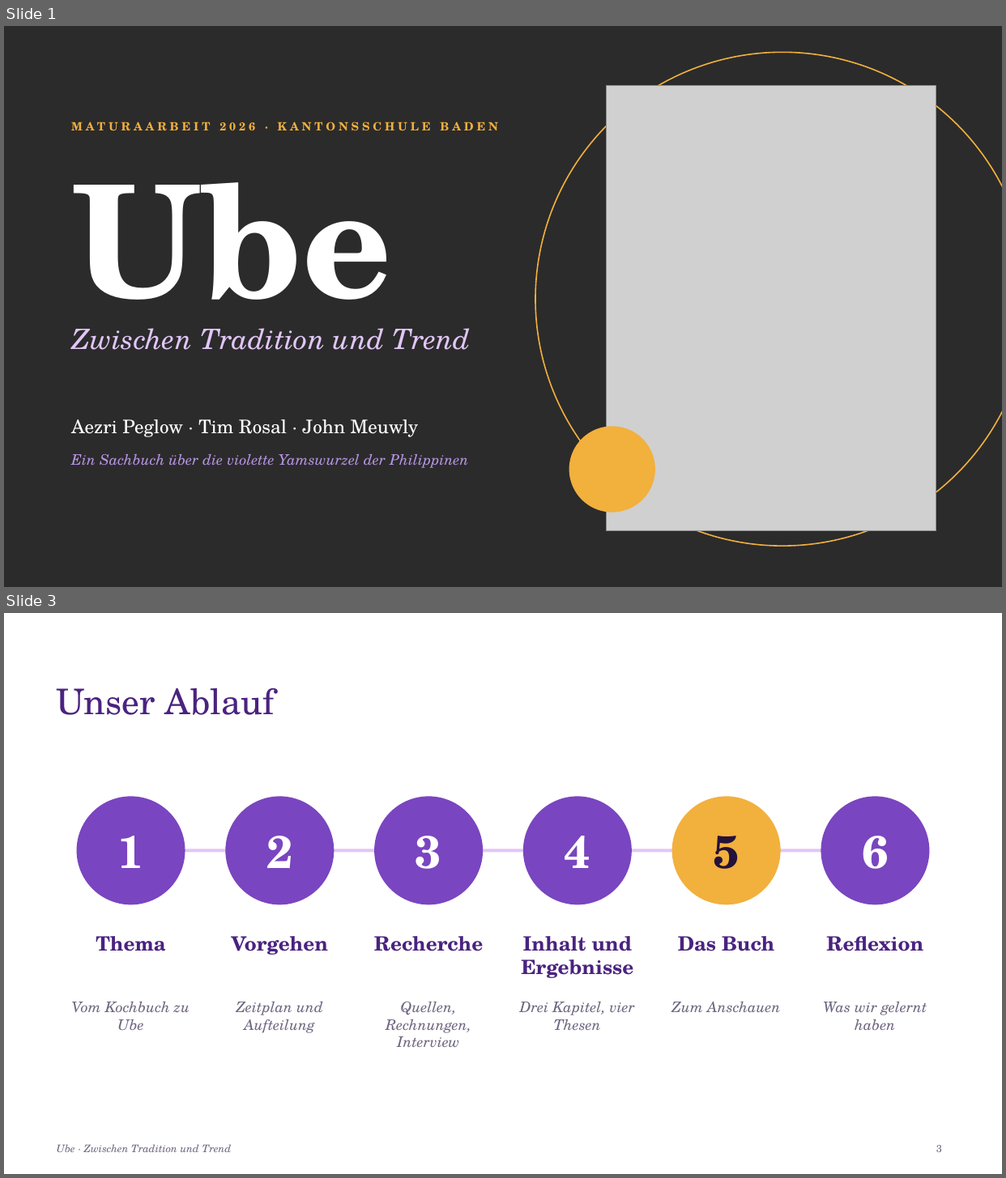
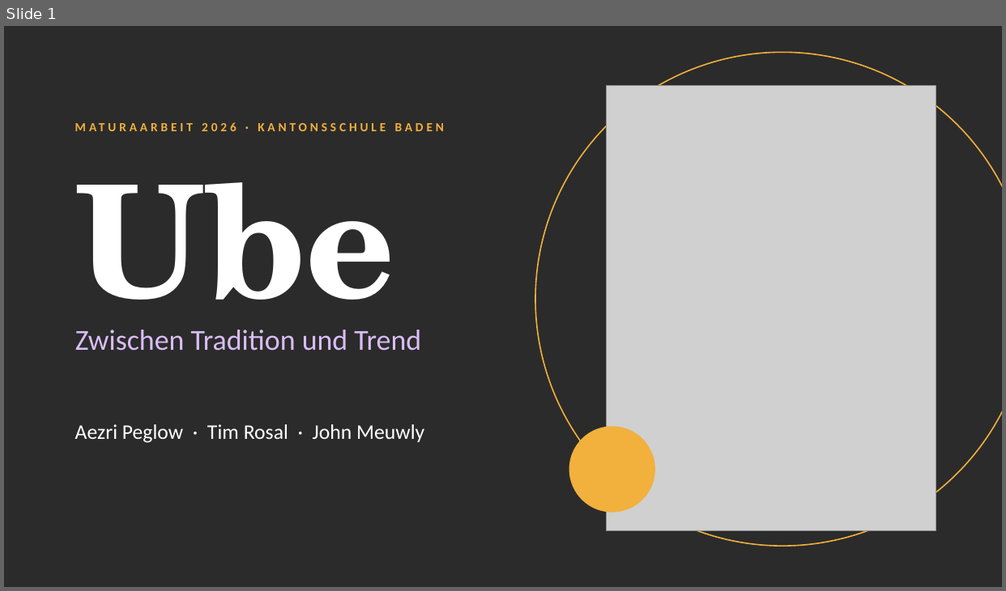
Before and after one commit to aezripeglow-collab/Ube-Sachbuch-Maturaarbeit, a slide deck: Ube Sachbuch Maturaarbeit/08 Präsentation/Ube_Maturapraesentation.pptx. Shown one above the other, each under a label of ours: slides 1 and 3 before the commit, slide 1 after it; the slides between them are not shown. The pictures are 1006x1178 and 1006x591 pixels, drawn with LibreOffice and Linux fonts; fonts in the diff are those of the drawing; grey boxes stand for pictures; background and template pictures are left out; a plain dark background stands for a picture behind light text. Boxes give left, top, right and bottom in pixels: in the first picture for what was removed or moved away, otherwise in the second. Text is boxed around its words. In the diff, an @@ line names an element or a change of style, - is before the commit and + after.

```diff
--- a/Ube Sachbuch Maturaarbeit/08 Präsentation/Ube_Maturapraesentation.pptx
+++ b/Ube Sachbuch Maturaarbeit/08 Präsentation/Ube_Maturapraesentation.pptx
@@ slide 3 removed at box(4, 613, 1002, 1174), background picture (left out) @@
@@ title removed at box(57, 688, 274, 715) @@
-Unser Ablauf
@@ ellipse removed at box(77, 796, 185, 905) @@
@@ ellipse removed at box(226, 796, 334, 905) @@
@@ ellipse removed at box(374, 796, 484, 905) @@
@@ ellipse removed at box(523, 796, 632, 905) @@
@@ ellipse removed at box(671, 796, 780, 905) @@
@@ ellipse removed at box(820, 796, 929, 905) @@
@@ text removed at box(117, 836, 143, 868) @@
-1
@@ line removed from (130, 850) to (876, 850) @@
@@ text removed at box(266, 836, 292, 868) @@
-2
@@ text removed at box(415, 836, 441, 869) @@
-3
@@ text removed at box(565, 836, 590, 868) @@
-4
@@ text removed at box(713, 836, 739, 869) @@
-5
@@ text removed at box(862, 836, 888, 869) @@
-6
@@ text removed at box(96, 936, 165, 952) @@
-Thema
@@ text removed at box(232, 936, 328, 955) @@
-Vorgehen
@@ text removed at box(374, 936, 483, 952) @@
-Recherche
@@ text removed at box(521, 936, 633, 978) @@
-Inhalt und Ergebnisse
@@ text removed at box(678, 936, 774, 952) @@
-Das Buch
@@ text removed at box(826, 936, 923, 952) @@
-Reflexion
@@ text removed at box(72, 1002, 189, 1030) @@
-Vom Kochbuch zu Ube
@@ text removed at box(236, 1002, 323, 1033) @@
-Zeitplan und Aufteilung
@@ text removed at box(386, 1002, 471, 1047) @@
-Quellen, Rechnungen, Interview
@@ text removed at box(520, 1002, 635, 1030) @@
-Drei Kapitel, vier Thesen
@@ text removed at box(671, 1002, 780, 1012) @@
-Zum Anschauen
@@ text removed at box(823, 1002, 927, 1030) @@
-Was wir gelernt haben
@@ text removed at box(57, 1144, 232, 1152) @@
-Ube · Zwischen Tradition und Trend
@@ page number removed at box(936, 1145, 942, 1152) @@
-3
@@ slide 1 changed as well @@
@@ text "MATURAARBEIT 2026 · KANTONSSCHULE BADEN" at box(75, 120, 554, 143): size 11 to 12 pt, font TeX Gyre Schola to Calibri @@
@@ title "Ube": place and size @@
-title "Ube" at box(71, 182, 392, 348)
+title "Ube" at box(75, 182, 396, 348)
@@ text "Zwischen Tradition und Trend" at box(75, 330, 421, 351): size 27 to 28 pt, font TeX Gyre Schola to Calibri, text colour #E2C6F7 to #D9BDF5, italic off @@
@@ text "Aezri Peglow · Tim Rosal ..." at box(75, 425, 424, 443): size 18 to 20 pt, font TeX Gyre Schola to Calibri @@
@@ text removed at box(71, 454, 469, 468) @@
-Ein Sachbuch über die violette Yamswurzel der Philippinen
```
Also in this commit, not shown: 23 other slides changed, 1 slide added, 3 other files.
